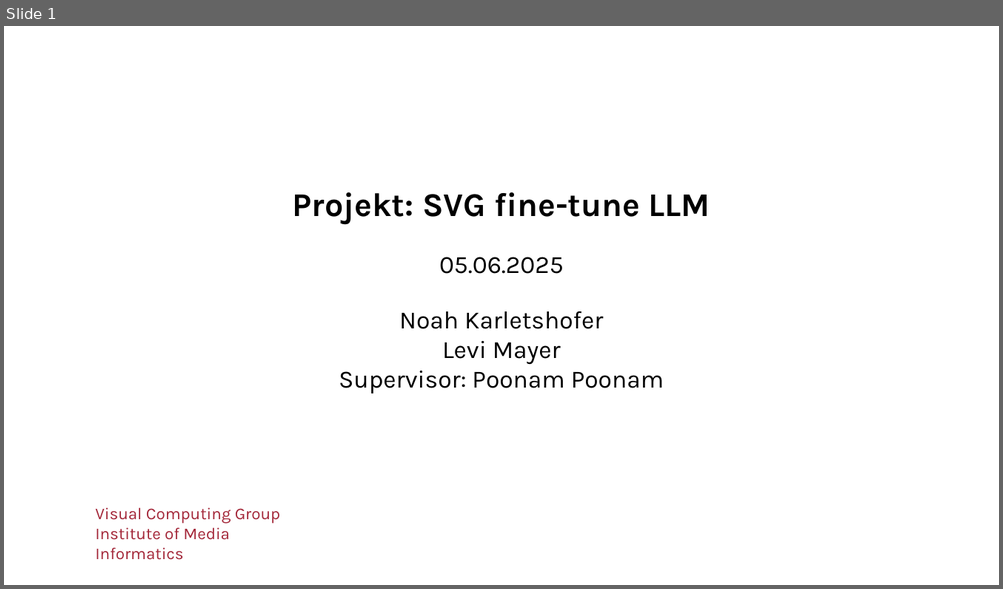
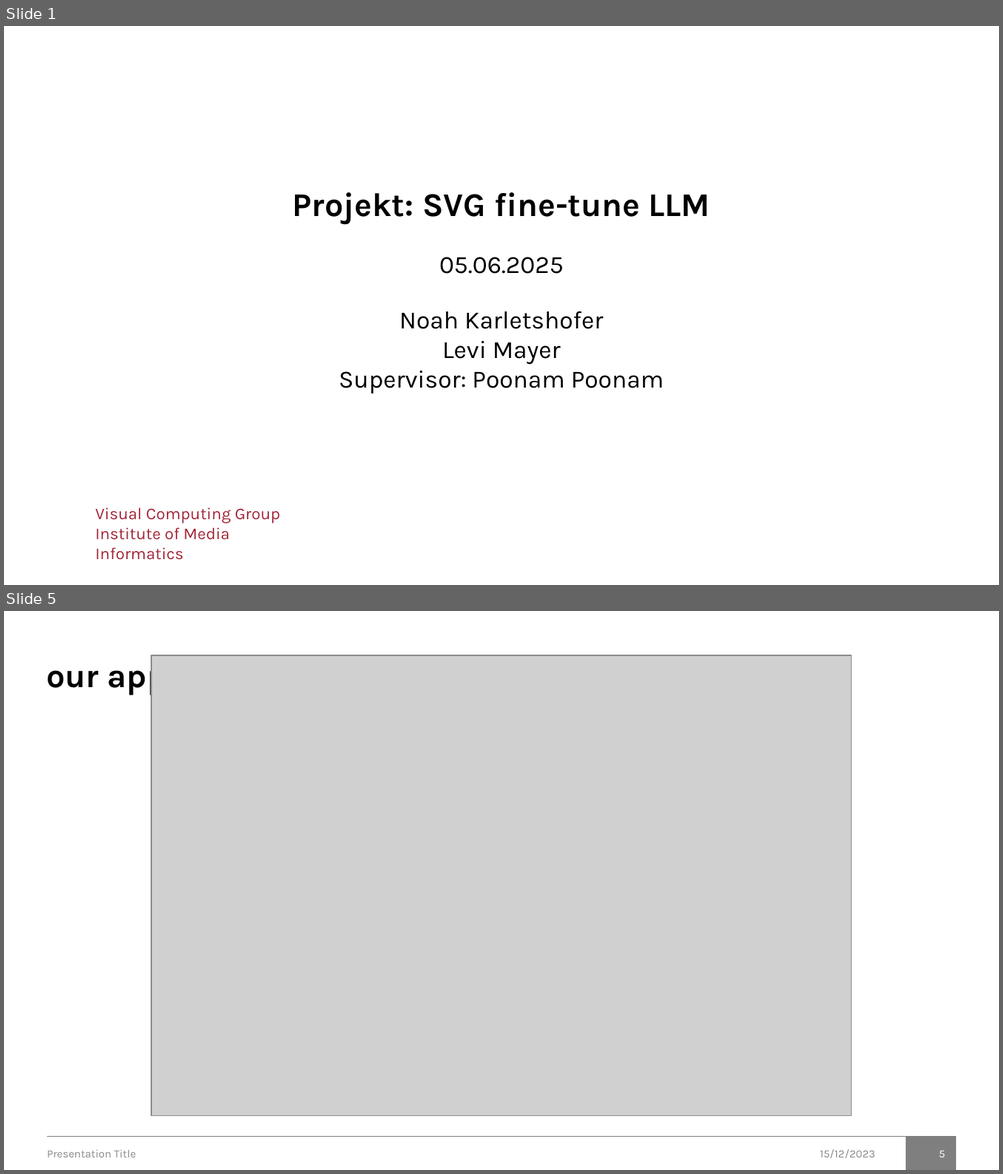
Before and after one commit to brickie-Noah/Lida-project, a slide deck: Presentation.pptx. Shown one above the other, each under a label of ours: slide 1 before the commit, slides 1 and 5 after it; the slides between them are not shown. The pictures are 1003x589 and 1003x1174 pixels, drawn with LibreOffice and Linux fonts; fonts in the diff are those of the drawing; grey boxes stand for pictures; background and template pictures are left out. Boxes give left, top, right and bottom in pixels: in the first picture for what was removed or moved away, otherwise in the second. Text is boxed around its words. In the diff, an @@ line names an element or a change of style, - is before the commit and + after.

```diff
--- a/Presentation.pptx
+++ b/Presentation.pptx
@@ slide 5 added at (4, 611, 999, 1170), background #FFFFFF @@
@@ title added at (46, 657, 257, 695), 24 pt, text #000000, bold @@
+our approach
@@ picture added at (151, 655, 851, 1116) @@
@@ line added from (47, 1137) to (956, 1137), #7F7F7F 0.75 pt @@
@@ rectangle added at (905, 1137, 955, 1170), fill #7F7F7F @@
@@ text added at (47, 1150, 136, 1158), 8 pt, text #888888 @@
+Presentation Title
@@ text added at (819, 1150, 875, 1159), 8 pt, text #888888 @@
+15/12/2023
@@ page number added at (939, 1150, 945, 1158), 8 pt, text #FFFFFF @@
+5
```
Also in this commit, not shown: 5 slides changed, 2 other slides added, 2 slides removed.
